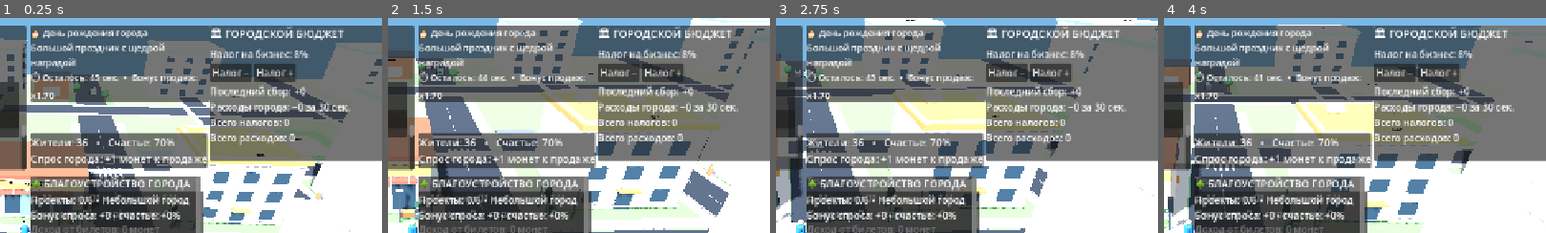
Above: before the commit, frames 1-4 (left to right).
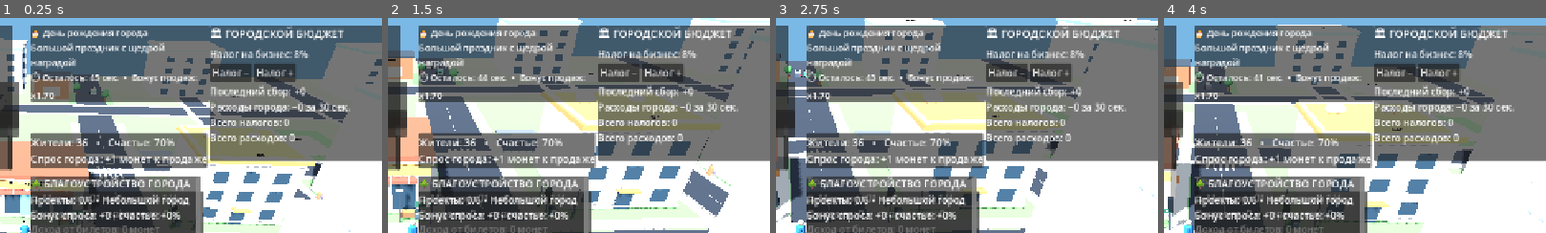
Above: after the commit, the same moments.

Repository: uchihabaha05-del/MINI-WORLD-TYCOON
Game: Godot game, scene res://scenes/Main.tscn
Same seed, same stepped clock (60 frames per second), same inputs: the game is played once before the commit and once after it.
Inputs (mouse positions are % of the whole screen's width and height, from its top left):
- Up to frame 1 (0.25 s): no input
- Up to frame 2 (1.5 s): tap Enter at 0.5 s; move the mouse to (72, 45) at 0.52 s; hold D 0.53-1.25 s; hold Shift 0.53-1.25 s; click (72, 45) at 0.67 s; tap Space at 0.77 s; drag from (30, 55) to (45, 70) at 1.27 s
- Up to frame 3 (2.75 s): move the mouse to (60, 28) at 2.02 s; hold D from 2.03 s (still down); hold Shift from 2.03 s (still down)
- Up to frame 4 (4 s): release D at 2.75 s; release Shift at 2.75 s; drag from (45, 70) to (20, 35) at 2.77 s; move the mouse to (80, 65) at 3.52 s; hold A from 3.53 s (still down); hold Shift from 3.53 s (still down); tap Space at 3.77 s
The pictures show only the part of the screen within x 47-97%, y 1-51%; the shares and areas given below are measured in that part.

The runs differ from the first frame. In frame 1, 2.6% of the frame differs, in the area x 2-7%, y 3-72%; in frame 2, 2.6%; in frame 3, 2.4%; in frame 4, 2.6%.

Commit message:
Improve mobile HUD layout and reduce panel overlap

Diff:
--- a/scripts/city_utilities.gd
+++ b/scripts/city_utilities.gd
@@ -43,7 +43,7 @@
 	panel.anchor_right = 0.0
 	panel.offset_left = 330
 	panel.offset_top = 18
-	panel.offset_right = 642
+	panel.offset_right = 620
 	panel.offset_bottom = 190
 	layer.add_child(panel)
 	var content := VBoxContainer.new()
